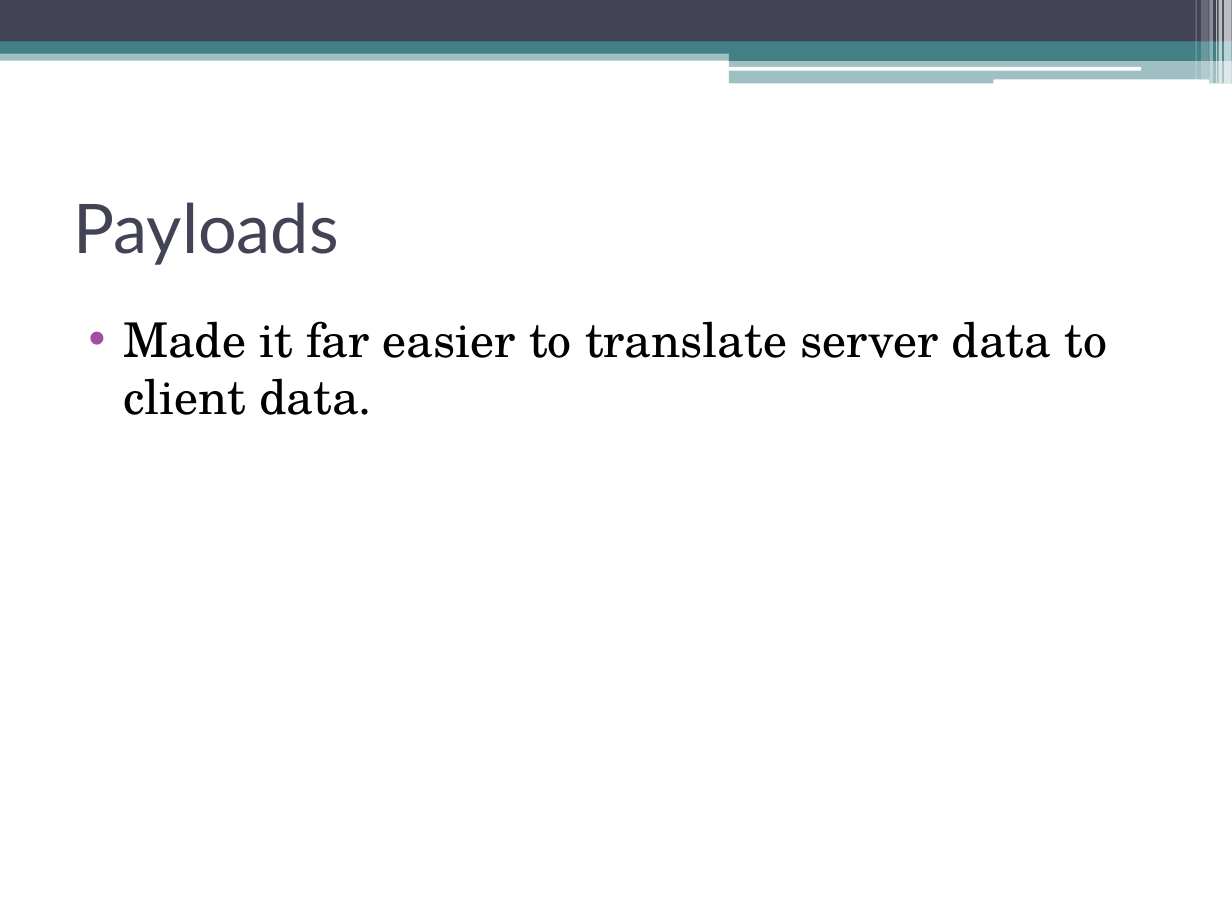
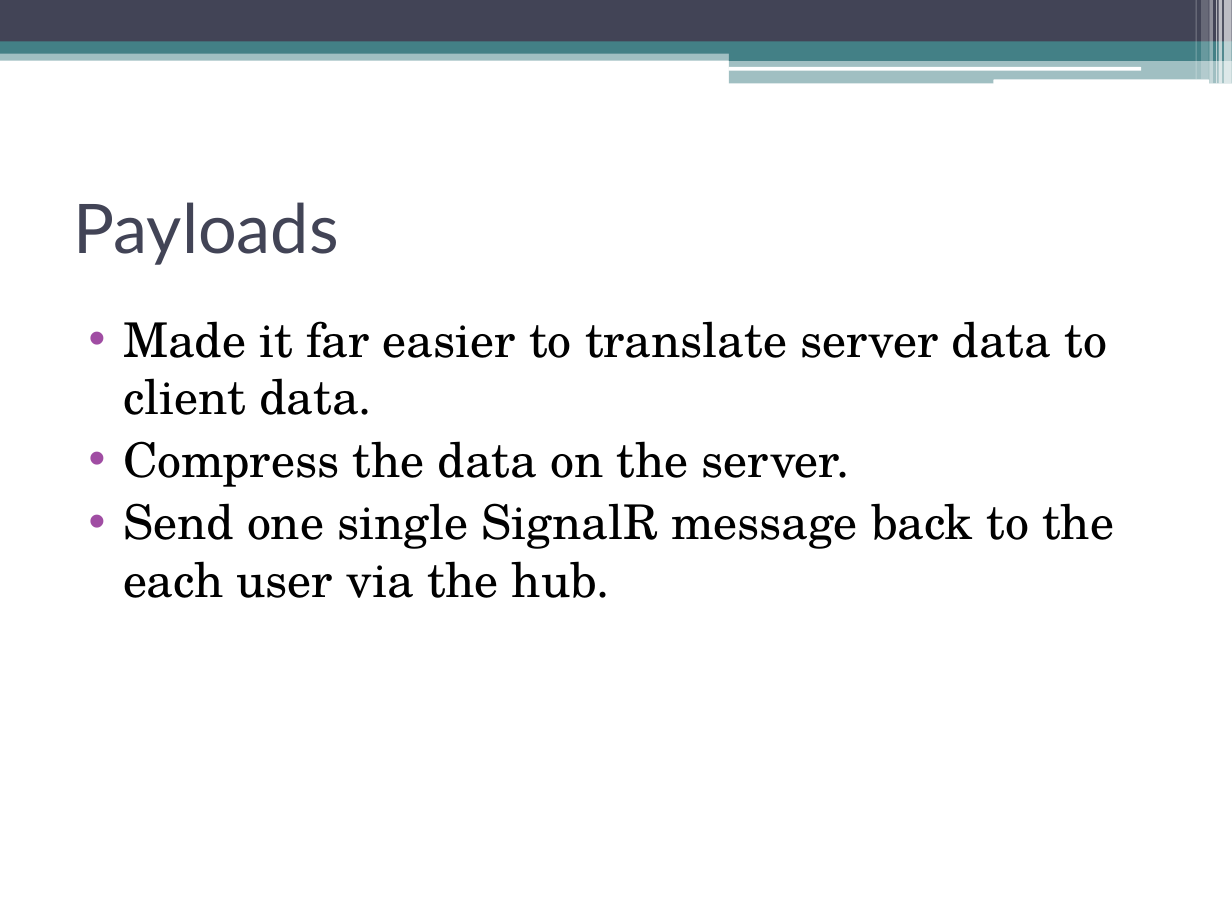
Before and after one commit to SnoBoarder/CS651-Websites, a slide deck: slide 7 of FinalProject/TranBrian-Presentation.pptx. Drawn at 1232x924 pixels with LibreOffice and Linux fonts; fonts in the diff are those of the drawing. Boxes give left, top, right and bottom in pixels: in the first picture for what was removed or moved away, otherwise in the second. Text is boxed around its words. In the diff, an @@ line names an element or a change of style, - is before the commit and + after.

Commit message:
Updated payload explanation

```diff
--- a/FinalProject/TranBrian-Presentation.pptx
+++ b/FinalProject/TranBrian-Presentation.pptx
@@ text at (x1=123, y1=441, x2=1115, y2=598): paragraphs added @@
+• Compress the data on the server.
+• Send one single SignalR message back to the each user via the hub.
```
Also in this commit, not shown: 1 other slide changed.
